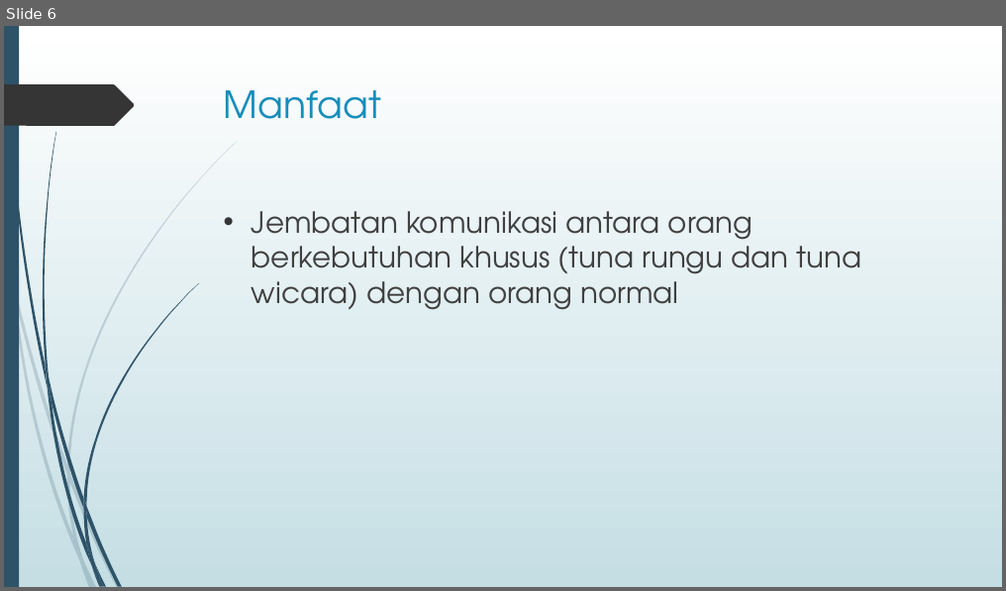
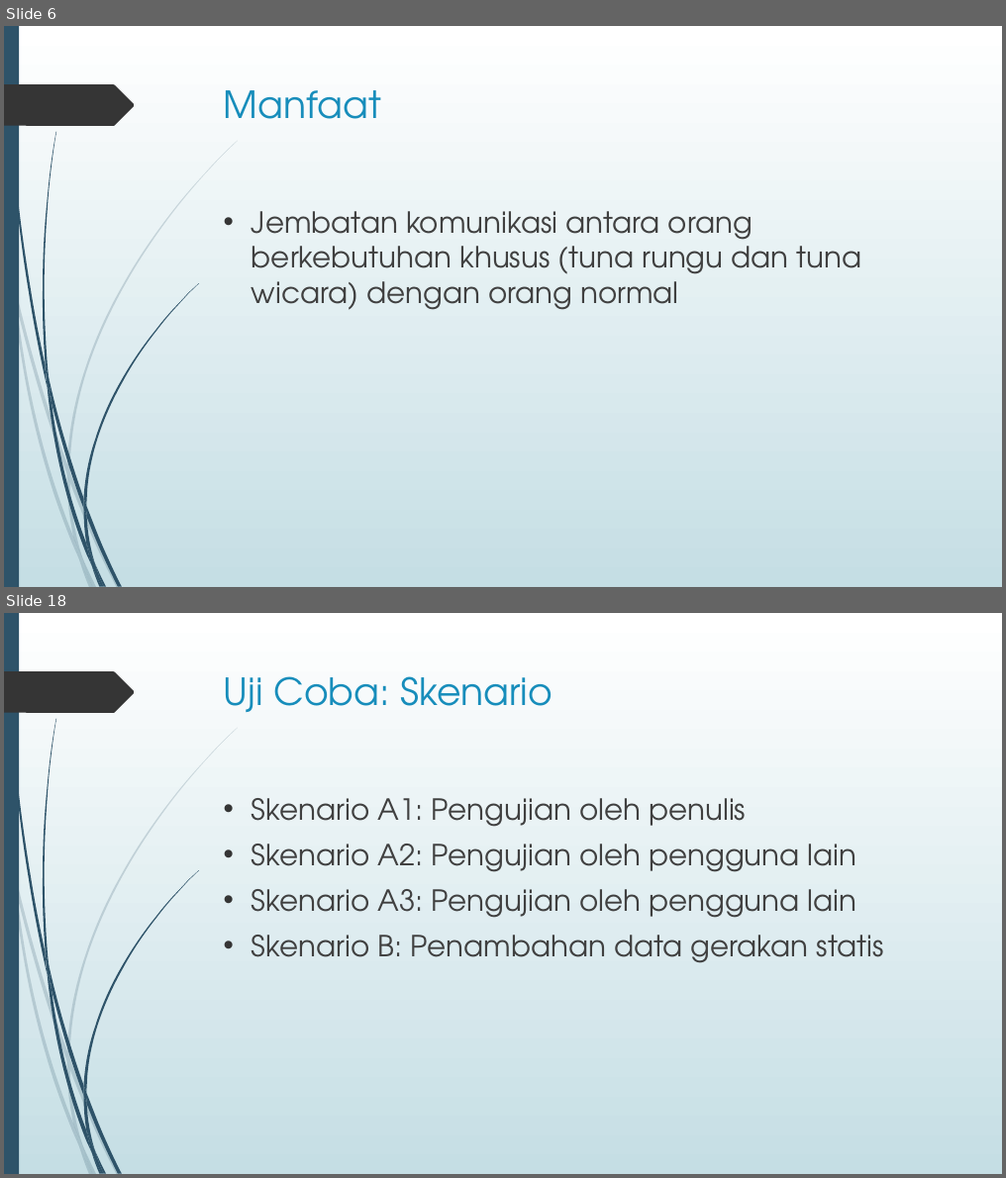
Before and after one commit to yahya1311/TAkisgan, a slide deck: Laporan/Presentasi Sidang.pptx. Shown one above the other, each under a label of ours: slide 6 before the commit, slides 6 and 18 after it; the slides between them are not shown. The pictures are 1006x591 and 1006x1178 pixels, drawn with LibreOffice and Linux fonts; fonts in the diff are those of the drawing. Boxes give left, top, right and bottom in pixels: in the first picture for what was removed or moved away, otherwise in the second. Text is boxed around its words. In the diff, an @@ line names an element or a change of style, - is before the commit and + after.

```diff
--- a/Laporan/Presentasi Sidang.pptx
+++ b/Laporan/Presentasi Sidang.pptx
@@ slide 18 added at <box>4,613,1002,1174</box>, background gradient #FFFFFF to #C5DEE5; not listed: 24 template elements that a slide beside it also shows @@
@@ title added at <box>224,676,552,712</box>, 36 pt, text #178DBB @@
+Uji Coba: Skenario
@@ text added at <box>252,798,883,963</box>, 28 pt, text #404040 @@
+• Skenario A1: Pengujian oleh penulis
+• Skenario A2: Pengujian oleh pengguna lain
+• Skenario A3: Pengujian oleh pengguna lain
+• Skenario B: Penambahan data gerakan statis
```
Also in this commit, not shown: 8 slides changed, 9 other slides added, 1 slide removed, 9 other files.
